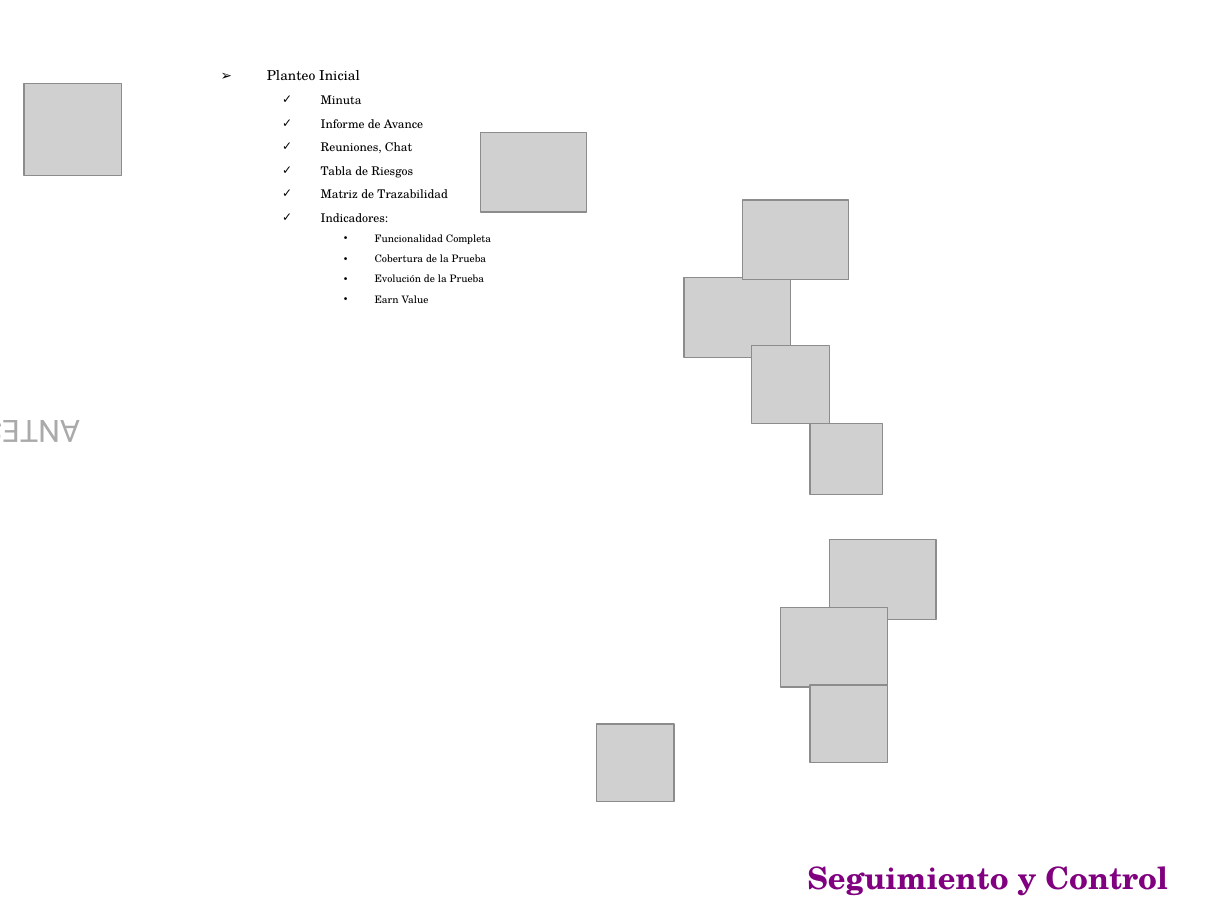
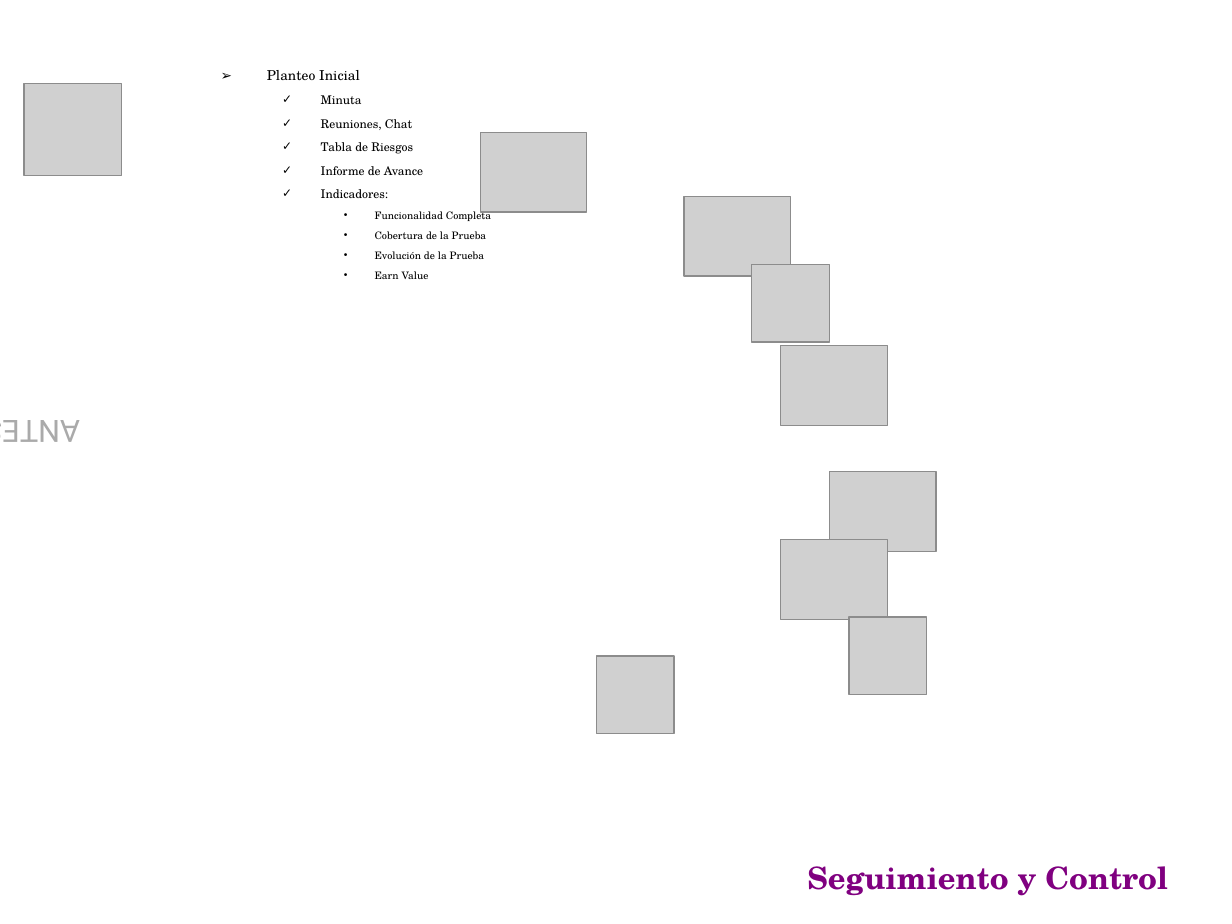
Before and after one commit to emmanuelfls371/softmart7547, a slide deck: slide 16 of docs/CarpetaEntrega/PresFinal.ppt. Drawn at 1232x924 pixels with LibreOffice and Linux fonts; fonts in the diff are those of the drawing; grey boxes stand for pictures; background and template pictures are left out. Boxes give left, top, right and bottom in pixels: in the first picture for what was removed or moved away, otherwise in the second. Text is boxed around its words. In the diff, an @@ line names an element or a change of style, - is before the commit and + after.

```diff
--- a/docs/CarpetaEntrega/PresFinal.ppt
+++ b/docs/CarpetaEntrega/PresFinal.ppt
@@ text at [321,119,423,128]: paragraph removed @@
-  ✓ Informe de Avance
@@ text at [321,166,423,175]: text changed @@
-  ✓ Matriz de Trazabilidad
+  ✓ Informe de Avance
@@ picture: place and size @@
-picture at [742,200,849,280]
+picture at [684,196,791,276]
@@ picture: place and size @@
-picture at [684,277,791,357]
+picture at [752,265,829,342]
@@ picture: place and size @@
-picture at [752,346,829,424]
+picture at [781,346,888,426]
@@ picture: place and size @@
-picture at [809,424,882,495]
+picture at [829,472,936,552]
@@ picture: place and size @@
-picture at [829,540,936,620]
+picture at [781,540,888,620]
@@ picture: place and size @@
-picture at [781,607,888,687]
+picture at [849,617,926,695]
@@ picture: place and size @@
-picture at [596,724,674,802]
+picture at [596,655,674,733]
@@ picture removed at [809,685,887,763] @@
```
Also in this commit, not shown: 1 other slide changed.
